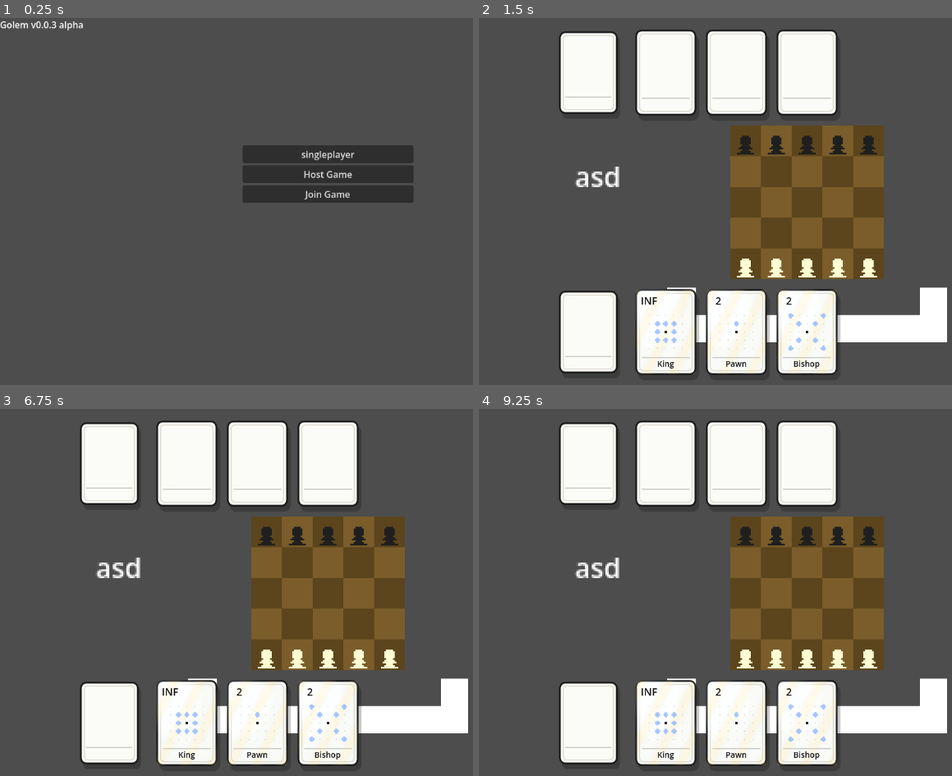
Above: before the commit, frames 1-4 (two rows, left to right).
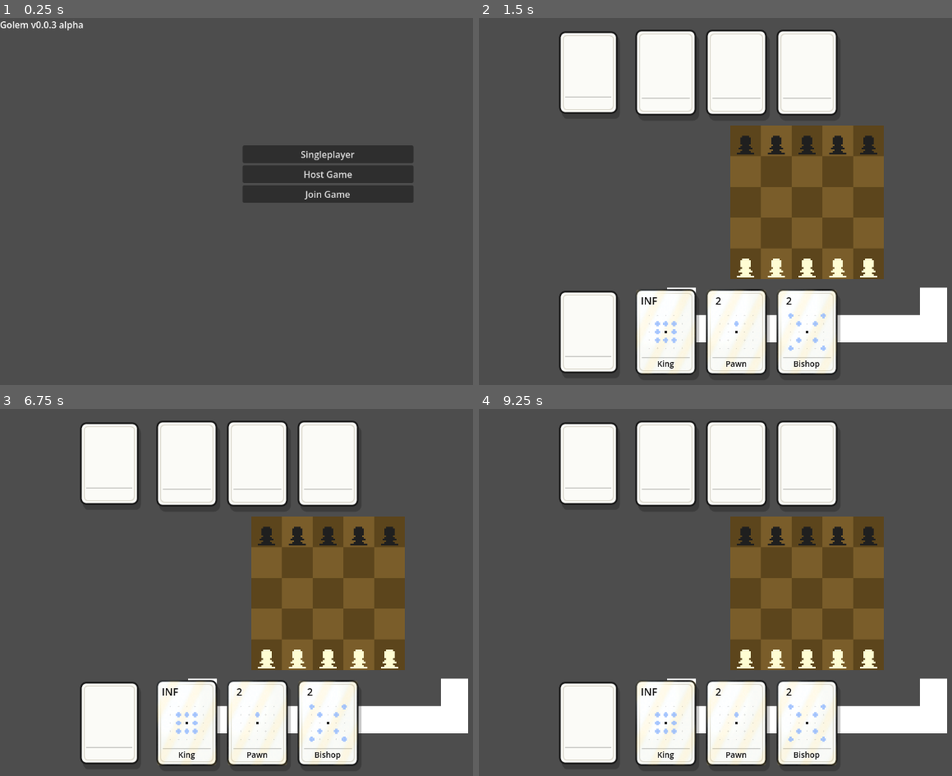
Above: after the commit, the same moments.

Repository: DavidBarta92/Golem-Chess
Game: Godot game, scene res://Scenes/MainMenu.tscn
Same seed, same stepped clock (60 frames per second), same inputs: the game is played once before the commit and once after it.
Inputs:
- Up to frame 1 (0.25 s): no input
- Up to frame 2 (1.5 s): click "singleplayer" (after the commit: "Singleplayer") at 0.5 s; click "INF" at 1.25 s
- Up to frame 3 (6.75 s): click "2" at 2 s; click "2" at 2.75 s; click "2" at 3.5 s; click "2" at 4.25 s; click "INF" at 5 s; click "2" at 5.75 s; click "2" at 6.5 s
- Up to frame 4 (9.25 s): click "2" at 7.25 s; click "2" at 8 s; click "INF" at 8.75 s

The runs differ from the first frame. In frame 1, less than 0.1% of the frame differs, in the area x 63-65%, y 36-39%; in frame 2, 0.3%, in the area x 20-30%, y 40-47%; in frame 3, 0.3%; in frame 4, 0.3%.

Commit message:
new effects on cards

Diff:
--- a/GameConfig.gd
+++ b/GameConfig.gd
@@ -1,6 +1,27 @@
 extends Node
 
-var is_singleplayer = false
-var is_hosting = false
-var server_ip = "127.0.0.1"
-var server_port = 9999
+const CONTROLLER_HUMAN: String = "human"
+const CONTROLLER_AI: String = "ai"
+
+var is_singleplayer: bool = false
+var is_hosting: bool = false
+var server_ip: String = "127.0.0.1"
+var server_port: int = 9999
+var player_controllers: Dictionary = {
+	0: CONTROLLER_HUMAN,
+	1: CONTROLLER_HUMAN,
+}
+
+func set_player_controller(player_id: int, controller_type: String) -> void:
+	player_controllers[player_id] = controller_type
+
+func get_player_controller(player_id: int) -> String:
+	return str(player_controllers.get(player_id, CONTROLLER_HUMAN))
+
+func set_singleplayer_controllers(player_0_controller: String = CONTROLLER_HUMAN, player_1_controller: String = CONTROLLER_AI) -> void:
+	set_player_controller(0, player_0_controller)
+	set_player_controller(1, player_1_controller)
+
+func reset_multiplayer_controllers() -> void:
+	set_player_controller(0, CONTROLLER_HUMAN)
+	set_player_controller(1, CONTROLLER_HUMAN)
--- a/Scenes/CardVisual.tscn
+++ b/Scenes/CardVisual.tscn
@@ -95,6 +95,33 @@
 horizontal_alignment = 1
 vertical_alignment = 1
 
+[node name="EffectIconTexture" type="TextureRect" parent="."]
+visible = false
+layout_mode = 1
+offset_left = 78.0
+offset_top = 10.0
+offset_right = 102.0
+offset_bottom = 34.0
+mouse_filter = 2
+expand_mode = 1
+
+[node name="EffectIconLabel" type="Label" parent="."]
+visible = false
+layout_mode = 1
+offset_left = 76.0
+offset_top = 10.0
+offset_right = 104.0
+offset_bottom = 34.0
+mouse_filter = 2
+theme_override_colors/font_color = Color(0.05, 0.05, 0.05, 1)
+theme_override_colors/font_shadow_color = Color(1, 1, 1, 0.75)
+theme_override_constants/shadow_offset_x = 1
+theme_override_constants/shadow_offset_y = 1
+theme_override_font_sizes/font_size = 12
+text = "FX"
+horizontal_alignment = 1
+vertical_alignment = 1
+
 [node name="PatternView" type="Control" parent="." unique_id=824120483]
 layout_mode = 1
 anchors_preset = 0
--- a/Scenes/MainMenu.gd
+++ b/Scenes/MainMenu.gd
@@ -4,14 +4,17 @@
 	GameConfig.is_singleplayer = true
 	GameConfig.is_hosting = true
 	GameConfig.server_ip = ""
+	GameConfig.set_singleplayer_controllers(GameConfig.CONTROLLER_HUMAN, GameConfig.CONTROLLER_AI)
 	get_tree().change_scene_to_file("res://Scenes/main.tscn")
 
 func _on_host_button_pressed():
 	GameConfig.is_singleplayer = false
 	GameConfig.is_hosting = true
 	GameConfig.server_ip = ""
+	GameConfig.reset_multiplayer_controllers()
 	get_tree().change_scene_to_file("res://Scenes/main.tscn")
 
 func _on_join_button_pressed():
 	GameConfig.is_singleplayer = false
+	GameConfig.reset_multiplayer_controllers()
 	get_tree().change_scene_to_file("res://Scenes/JoinMenu.tscn")
--- a/Scenes/MainMenu.tscn
+++ b/Scenes/MainMenu.tscn
@@ -25,9 +25,9 @@
 grow_horizontal = 2
 grow_vertical = 2
 
-[node name="SingleplayerButton" type="Button" parent="VBoxContainer"]
+[node name="SingleplayerButton" type="Button" parent="VBoxContainer" unique_id=2029327827]
 layout_mode = 2
-text = "singleplayer"
+text = "Singleplayer"
 
 [node name="HostButton" type="Button" parent="VBoxContainer" unique_id=584776113]
 layout_mode = 2
--- a/Scenes/Multiplayer.gd
+++ b/Scenes/Multiplayer.gd
@@ -8,8 +8,8 @@
 var server_turn = true
 
 var game_host: NetworkGameHost = null
-var singleplayer_ai: RandomAIPlayer = null
-var singleplayer_ai_turn_in_progress: bool = false
+var ai_players: Dictionary = {}
+var ai_turn_in_progress: bool = false
 
 func _ready():
 	await get_tree().create_timer(0.1).timeout
@@ -28,8 +28,9 @@
 	is_server = true
 	server_turn = true
 	connected_peer_ids = [1]
-	peer_player_ids[1] = 0
-	singleplayer_ai = RandomAIPlayer.new(1)
+	peer_player_ids.clear()
+	peer_player_ids[1] = get_local_human_player_id()
+	ai_players.clear()
 
 	game_host = NetworkGameHost.new(self)
 	GameController.set_game_host(game_host)
@@ -37,9 +38,25 @@
 	var board_data = $board.board
 	game_host.initialize_game(board_data)
 	game_host.game_state.current_turn_player = 0
+	setup_singleplayer_ai_controllers()
 	game_host.finish_if_player_has_no_valid_turn(game_host.game_state.current_turn_player)
 	game_host.broadcast_full_state()
-	$board.set_turn(true)
+	$board.set_turn(get_side_for_player_id(get_local_human_player_id()))
+
+func setup_singleplayer_ai_controllers():
+	ai_players.clear()
+	for player_id in [0, 1]:
+		if GameConfig.get_player_controller(player_id) == GameConfig.CONTROLLER_AI:
+			ai_players[player_id] = RandomAIPlayer.new(player_id)
+
+func get_local_human_player_id() -> int:
+	for player_id in [0, 1]:
+		if GameConfig.get_player_controller(player_id) == GameConfig.CONTROLLER_HUMAN:
+			return player_id
+	return 0
+
+func get_side_for_player_id(player_id: int) -> bool:
+	return player_id == 0
 
 func on_host_state_changed():
 	maybe_play_singleplayer_ai_turn()
@@ -47,22 +64,25 @@
 func maybe_play_singleplayer_ai_turn():
 	if !GameConfig.is_singleplayer:
 		return
-	if singleplayer_ai == null or game_host == null or game_host.game_state == null:
-		return
-	if singleplayer_ai_turn_in_progress or game_host.game_state.game_over:
-		return
-	if game_host.game_state.current_turn_player != singleplayer_ai.player_id:
-		return
-
-	singleplayer_ai_turn_in_progress = true
-	call_deferred("_play_singleplayer_ai_turn")
-
-func _play_singleplayer_ai_turn():
+	if game_host == null or game_host.game_state == null:
+		return
+	if ai_turn_in_progress or game_host.game_state.game_over:
+		return
+
+	var current_player_id: int = game_host.game_state.current_turn_player
+	if !ai_players.has(current_player_id):
+		return
+
+	ai_turn_in_progress = true
+	call_deferred("_play_singleplayer_ai_turn", current_player_id)
+
+func _play_singleplayer_ai_turn(player_id: int):
 	await get_tree().create_timer(0.45).timeout
-	if singleplayer_ai != null and game_host != null and !game_host.game_state.game_over and game_host.game_state.current_turn_player == singleplayer_ai.player_id:
-		await singleplayer_ai.play_turn(game_host, get_tree())
-
-	singleplayer_ai_turn_in_progress = false
+	var ai_player: RandomAIPlayer = ai_players.get(player_id, null) as RandomAIPlayer
+	if ai_player != null and game_host != null and !game_host.game_state.game_over and game_host.game_state.current_turn_player == player_id:
+		await ai_player.play_turn(game_host, get_tree())
+
+	ai_turn_in_progress = false
 	maybe_play_singleplayer_ai_turn()
 
 func host_game(port = 9999):
--- a/Scenes/main.tscn
+++ b/Scenes/main.tscn
@@ -201,4 +201,3 @@
 offset_top = -99.0
 offset_right = 12.0
 offset_bottom = -63.0
-text = "asd"
--- a/Scripts/Card.gd
+++ b/Scripts/Card.gd
@@ -10,6 +10,10 @@
 @export var black_piece_texture: Texture2D
 @export var description: String = ""
 @export var is_owned: bool = true
+@export_enum("none", "shared_control", "steal_card", "move_base", "invisible_to_enemy", "invalid_squares", "frozen_squares", "bomb") var effect_type: String = CardEffect.TYPE_NONE
+@export_enum("on_attach", "on_move", "on_capture", "on_captured", "on_expire", "while_attached") var effect_trigger: String = CardEffect.TRIGGER_ON_ATTACH
+@export var effect_icon: Texture2D
+@export var effect_params: Dictionary = {}
 @export var movement_pattern: Array[Array] = [
 	[0, 0, 0, 0, 0],
 	[0, 0, 0, 0, 0],
@@ -32,8 +36,37 @@
 		for y in range(cols):
 			if x == center_x and y == center_y:
 				continue
-			if movement_pattern[x][y] == 1:
+			if int(movement_pattern[x][y]) != CardEffect.MOVEMENT_NONE:
 				var offset := Vector2(center_x - x, y - center_y)
 				directions.append(offset)
 
 	return directions
+
+func get_movement_options() -> Array[Dictionary]:
+	var options: Array[Dictionary] = []
+	var rows: int = movement_pattern.size()
+	if rows == 0:
+		return options
+
+	var cols: int = movement_pattern[0].size()
+	var center_x: int = int(rows / 2)
+	var center_y: int = int(cols / 2)
+
+	for x in range(rows):
+		for y in range(cols):
+			if x == center_x and y == center_y:
+				continue
+
+			var movement_type: int = int(movement_pattern[x][y])
+			if movement_type == CardEffect.MOVEMENT_NONE:
+				continue
+
+			options.append({
+				"offset": Vector2(center_x - x, y - center_y),
+				"movement_type": movement_type,
+			})
+
+	return options
+
+func has_effect() -> bool:
+	return CardEffect.has_effect(effect_type)
--- /dev/null
+++ b/Scripts/CardEffect.gd
@@ -0,0 +1,64 @@
+extends RefCounted
+class_name CardEffect
+
+const TYPE_NONE: String = "none"
+const TYPE_SHARED_CONTROL: String = "shared_control"
+const TYPE_STEAL_CARD: String = "steal_card"
+const TYPE_MOVE_BASE: String = "move_base"
+const TYPE_INVISIBLE_TO_ENEMY: String = "invisible_to_enemy"
+const TYPE_INVALID_SQUARES: String = "invalid_squares"
+const TYPE_FROZEN_SQUARES: String = "frozen_squares"
+const TYPE_BOMB: String = "bomb"
+
+const TRIGGER_ON_ATTACH: String = "on_attach"
+const TRIGGER_ON_MOVE: String = "on_move"
+const TRIGGER_ON_CAPTURE: String = "on_capture"
+const TRIGGER_ON_CAPTURED: String = "on_captured"
+const TRIGGER_ON_EXPIRE: String = "on_expire"
+const TRIGGER_WHILE_ATTACHED: String = "while_attached"
+
+const MOVEMENT_NONE: int = 0
+const MOVEMENT_MOVE_AND_CAPTURE: int = 1
+const MOVEMENT_MOVE_ONLY: int = 2
+const MOVEMENT_CAPTURE_ONLY: int = 3
+
+static func has_effect(effect_type: String) -> bool:
+	return !effect_type.is_empty() && effect_type != TYPE_NONE
+
+static func get_effect_label(effect_type: String) -> String:
+	match effect_type:
+		TYPE_SHARED_CONTROL:
+			return "SC"
+		TYPE_STEAL_CARD:
+			return "ST"
+		TYPE_MOVE_BASE:
+			return "MB"
+		TYPE_INVISIBLE_TO_ENEMY:
+			return "IN"
+		TYPE_INVALID_SQUARES:
+			return "IX"
+		TYPE_FROZEN_SQUARES:
+			return "FR"
+		TYPE_BOMB:
+			return "BO"
+		_:
+			return "FX" if has_effect(effect_type) else ""
+
+static func get_effect_display_name(effect_type: String) -> String:
+	match effect_type:
+		TYPE_SHARED_CONTROL:
+			return "Shared Control"
+		TYPE_STEAL_CARD:
+			return "Steal Card"
+		TYPE_MOVE_BASE:
+			return "Move Base"
+		TYPE_INVISIBLE_TO_ENEMY:
+			return "Invisible"
+		TYPE_INVALID_SQUARES:
+			return "Invalid Squares"
+		TYPE_FROZEN_SQUARES:
+			return "Frozen Squares"
+		TYPE_BOMB:
+			return "Bomb"
+		_:
+			return ""
--- a/Scripts/CardPatternView.gd
+++ b/Scripts/CardPatternView.gd
@@ -5,6 +5,8 @@
 
 @export var dot_texture: Texture2D
 @export var active_color: Color = Color(1.0, 1.0, 1.0, 1.0)
+@export var move_only_color: Color = Color(0.35, 0.72, 1.0, 1.0)
+@export var capture_only_color: Color = Color(1.0, 0.32, 0.28, 1.0)
 @export var center_color: Color = Color(0.08, 0.08, 0.08, 0.9)
 @export var guide_color: Color = Color(0.1, 0.1, 0.1, 0.13)
 
@@ -27,24 +29,35 @@
 
 			if row == 2 and col == 2:
 				draw_circle(center, cell_size * 0.16, center_color)
-			elif _is_active(row, col):
-				_draw_move_dot(center, cell_size)
+			else:
+				var movement_type: int = _get_movement_type(row, col)
+				if movement_type != CardEffect.MOVEMENT_NONE:
+					_draw_move_dot(center, cell_size, _get_movement_color(movement_type))
 
-func _is_active(row: int, col: int) -> bool:
+func _get_movement_type(row: int, col: int) -> int:
 	if row < 0 or row >= movement_pattern.size():
-		return false
+		return CardEffect.MOVEMENT_NONE
 
-	var pattern_row = movement_pattern[row]
+	var pattern_row: Array = movement_pattern[row]
 	if col < 0 or col >= pattern_row.size():
-		return false
+		return CardEffect.MOVEMENT_NONE
 
-	return int(pattern_row[col]) == 1
+	return int(pattern_row[col])
 
-func _draw_move_dot(center: Vector2, cell_size: float) -> void:
+func _get_movement_color(movement_type: int) -> Color:
+	match movement_type:
+		CardEffect.MOVEMENT_MOVE_ONLY:
+			return move_only_color
+		CardEffect.MOVEMENT_CAPTURE_ONLY:
+			return capture_only_color
+		_:
+			return active_color
+
+func _draw_move_dot(center: Vector2, cell_size: float, dot_color: Color) -> void:
 	var dot_size: float = cell_size * 0.62
 	var rect: Rect2 = Rect2(center - Vector2.ONE * dot_size * 0.5, Vector2.ONE * dot_size)
 
 	if dot_texture:
-		draw_texture_rect(dot_texture, rect, false, active_color)
+		draw_texture_rect(dot_texture, rect, false, dot_color)
 	else:
-		draw_circle(center, dot_size * 0.45, active_color)
+		draw_circle(center, dot_size * 0.45, dot_color)
--- a/Scripts/CardVisual.gd
+++ b/Scripts/CardVisual.gd
@@ -15,6 +15,8 @@
 @onready var card_face: TextureRect = $CardFace
 @onready var shimmer: ColorRect = $Shimmer
 @onready var duration_label: Label = $DurationLabel
+@onready var effect_icon_texture: TextureRect = $EffectIconTexture
+@onready var effect_icon_label: Label = $EffectIconLabel
 @onready var name_label: Label = $NameLabel
 @onready var pattern_view: CardPatternView = $PatternView
 
@@ -187,17 +189,24 @@
 	if card == null:
 		name_label.text = ""
 		duration_label.text = ""
+		effect_icon_texture.texture = null
+		effect_icon_label.text = ""
 		pattern_view.set_pattern([])
 	else:
 		name_label.text = card.card_name
 		duration_label.text = "INF" if card.duration < 0 else str(card.duration)
+		effect_icon_texture.texture = card.effect_icon
+		effect_icon_label.text = CardEffect.get_effect_label(card.effect_type)
 		pattern_view.set_pattern(card.movement_pattern)
 
 	_apply_face_state()
 
 func _apply_face_state() -> void:
+	var has_effect_icon: bool = card != null && card.has_effect()
 	name_label.visible = !face_down
 	duration_label.visible = !face_down
+	effect_icon_texture.visible = !face_down && has_effect_icon && card.effect_icon != null
+	effect_icon_label.visible = !face_down && has_effect_icon && card.effect_icon == null
 	pattern_view.visible = !face_down
 	shimmer.visible = !face_down
 	card_face.material = null if face_down else face_material
--- a/Scripts/MoveRules.gd
+++ b/Scripts/MoveRules.gd
@@ -42,17 +42,30 @@
 	if card == null:
 		return valid_moves
 
-	var directions: Array = card.get_directions()
-	for direction: Vector2 in directions:
+	var movement_options: Array[Dictionary] = card.get_movement_options()
+	for movement_option: Dictionary in movement_options:
+		var direction: Vector2 = movement_option.get("offset", Vector2.ZERO)
+		var movement_type: int = int(movement_option.get("movement_type", CardEffect.MOVEMENT_MOVE_AND_CAPTURE))
 		var target_pos: Vector2 = piece_position + (direction * piece_color)
 		if !is_valid_position(target_pos, board_size):
 			continue
 
 		var target_piece: Piece = get_piece_at(pieces, target_pos)
-		if target_piece == null || target_piece.color != piece_color:
+		if is_target_allowed_by_movement_type(target_piece, piece_color, movement_type):
 			valid_moves.append(target_pos)
 
 	return valid_moves
+
+static func is_target_allowed_by_movement_type(target_piece: Piece, piece_color: int, movement_type: int) -> bool:
+	match movement_type:
+		CardEffect.MOVEMENT_MOVE_ONLY:
+			return target_piece == null
+		CardEffect.MOVEMENT_CAPTURE_ONLY:
+			return target_piece != null && target_piece.color != piece_color
+		CardEffect.MOVEMENT_MOVE_AND_CAPTURE:
+			return target_piece == null || target_piece.color != piece_color
+		_:
+			return false
 
 static func get_piece_moves(pieces: Dictionary, piece_position: Vector2, board_size: int = DEFAULT_BOARD_SIZE) -> Array[Vector2]:
 	var piece: Piece = get_piece_at(pieces, piece_position)
Not shown, added: Scripts/CardEffect.gd.uid
Not shown, changed: export_presets.cfg
